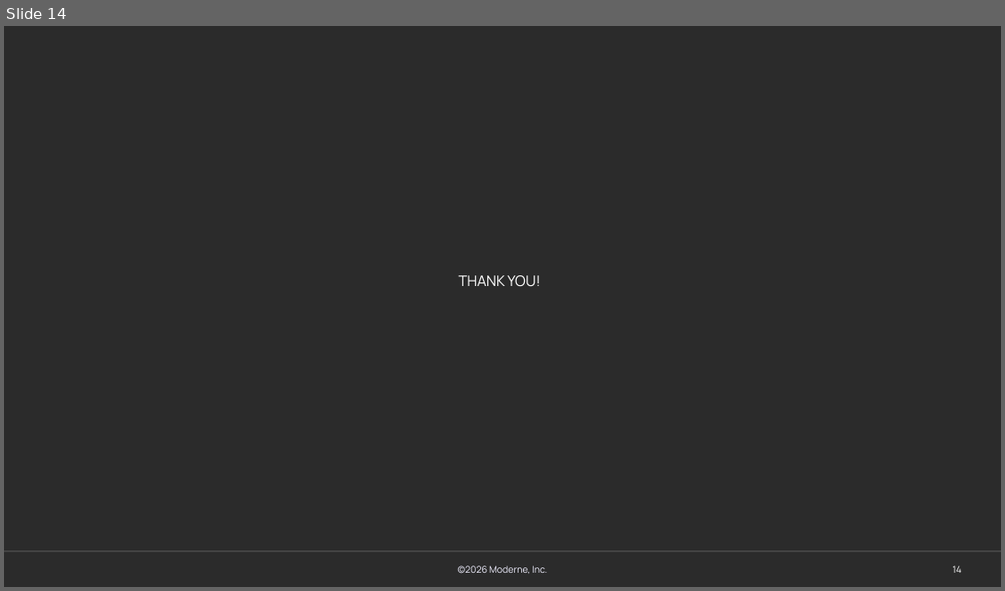
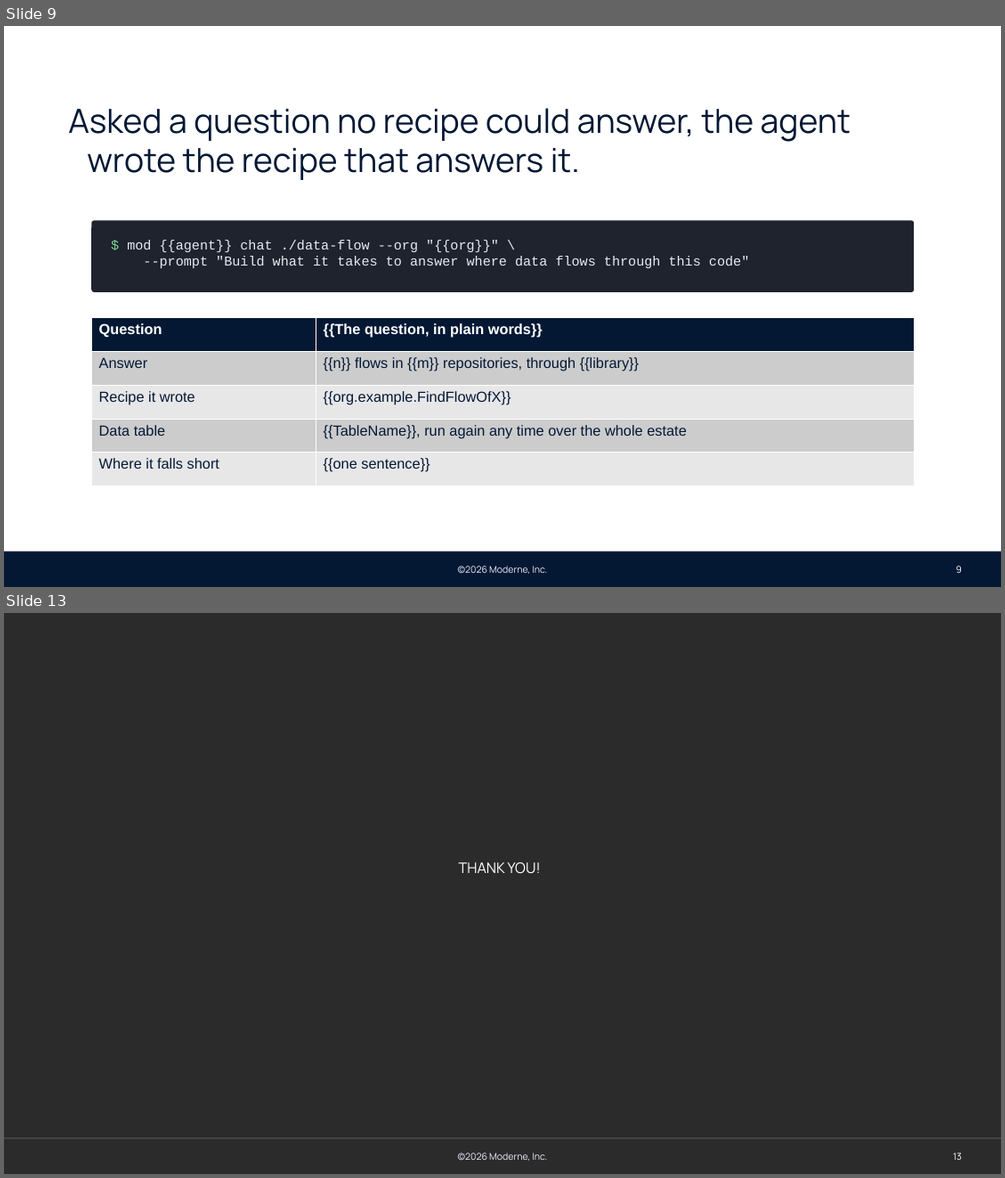
Before and after one commit to moderneinc/moderne-docs, a slide deck: static/decks/moderne-pov.pptx. Shown one above the other, each under a label of ours: slide 14 before the commit, slides 9 and 13 after it; the slides between them are not shown. The pictures are 1005x591 and 1005x1178 pixels, drawn with LibreOffice and Linux fonts; fonts in the diff are those of the drawing; background and template pictures are left out; a plain dark background stands for a picture behind light text. Boxes give left, top, right and bottom in pixels: in the first picture for what was removed or moved away, otherwise in the second. Text is boxed around its words. In the diff, an @@ line names an element or a change of style, - is before the commit and + after.

Commit message:
Tell the proof of value as a story of prompts, in windows you can watch, with or without a tenant
The deck is now the script: each slide's command is a step the session runs as a session of its own in a terminal window, from an ordinary fix-code-quality prompt to the same prompt as a standing factory, a migration, a vulnerability watch and a data-flow question, closing on the recipes the agent wrote. A step ends by writing board/<step>.md, which the outer session waits for, so no step needs --unattended. The page and the picker also cover a CLI with no tenant, where the repositories are synced to the machine and --org is left off.

```diff
--- a/static/decks/moderne-pov.pptx
+++ b/static/decks/moderne-pov.pptx
@@ slide 9 added at [4,26,1001,587], background #FFFFFF; not listed: 2 template elements that a slide beside it also shows @@
@@ text added at [68,108,850,180], 32 pt, text #041834 @@
+Asked a question no recipe could answer, the agent wrote the recipe that answers it.
@@ rounded rectangle added at [91,220,914,292], fill #1E232E, 13 pt, text #E6E9EF @@
+$ mod {{agent}} chat ./data-flow --org "{{org}}" \
+--prompt "Build what it takes to answer where data flows through this code"
@@ table added at [91,318,914,486], 5 rows, 2 columns @@
+Question | {{The question, in plain words}}
+Answer | {{n}} flows in {{m}} repositories, through {{library}}
+Recipe it wrote | {{org.example.FindFlowOfX}}
+Data table | {{TableName}}, run again any time over the whole estate
+Where it falls short | {{one sentence}}
@@ rectangle added at [4,551,1001,587], fill #041834 @@
@@ page number added at [955,565,962,572], 9 pt, text #FFFFFF @@
+9
@@ what was slide 14 is now slide 13 @@
@@ page number at [953,1152,962,1159]: text changed @@
-14
+13
```
Also in this commit, not shown: 6 slides changed, 5 other slides added, 7 slides removed, 3 other files.
